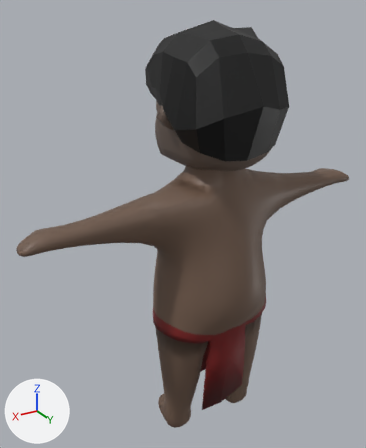
Two versions of the FBX model game/characters/NPC/NPC_fbx/NPC1.fbx, one commit apart.
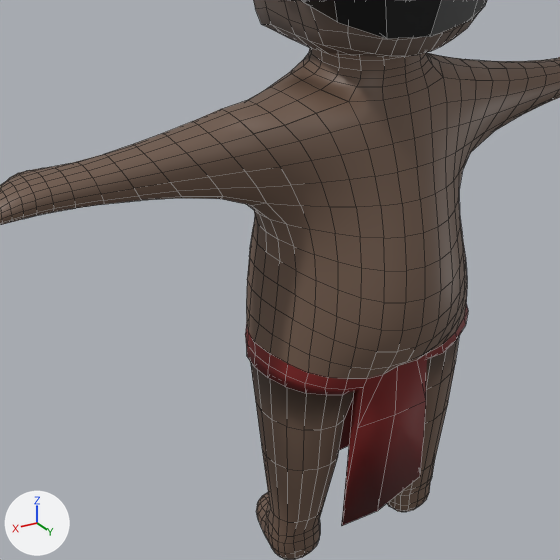
Each version appears first whole from a 50 mm lens placed at (2.12, 2.97, 3.37), pointed at (0.15, -0.33, 1.73), and next in a close-up on the part from 7% to 86% of the width and 32% to 95% of the height. The axes (+X, +Y, +Z) are drawn at lower left. The lights are the same throughout. The close-ups show mesh edges as thin lines. Where no turn or scale is listed for an object, it has been applied to the vertices.
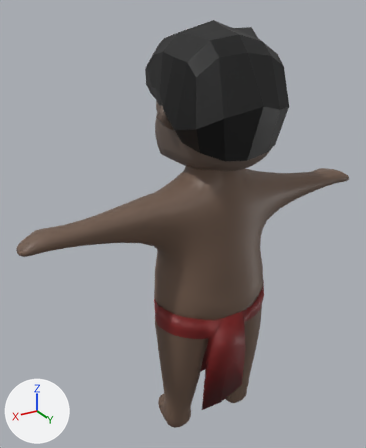
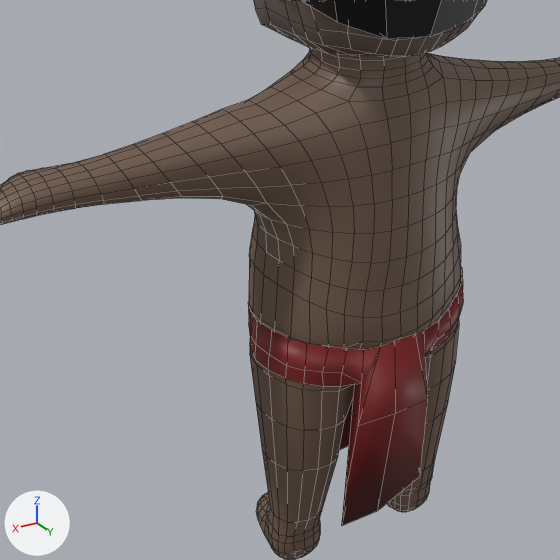
Boxes [x1, y1, x2, y2] around the edits, measured in the close-ups (560 x 560 px):
```json
{"part": 1, "of": "me_cube_002", "change": "cut back", "before": [222, 53, 497, 526], "after": [222, 53, 497, 526]}
{"part": 2, "of": "me_cube_002", "change": "recoloured", "after": [286, 320, 459, 392]}
```

Scene script edits in JSON lines:
```json
{"block": "me_cube_002", "where": "# used by ob_body; location = (0.007, -0.123, 2.35)"}
{"op": "remove", "block": "me_cube_002", "code": "me_cube_002.from_pydata(...)  # 1636 vertices, 1631 faces; spans x -1.51..1.52, y -0.42..0.46, z -2.5..0.21"}
{"op": "add", "block": "me_cube_002", "code": "me_cube_002.from_pydata(...)  # 1595 vertices, 1589 faces; spans x -1.51..1.52, y -0.42..0.36, z -2.5..0.21"}
{"block": "me_cube_002", "change": "me_cube_002 part 1"}
{"block": "me_cube_002", "change": "45 vertices are removed from x -0.6..0.59, y -0.24..0.23, z -1.3..-0.17"}
{"block": "me_cube_002", "change": "95 faces are deleted"}
{"block": "me_cube_002", "change": "11 vertices in x -0.41..0.49, y 0.1..0.32, z -1.39..-0.38 move by (0.0, -0.01, 0.0)"}
{"block": "me_cube_002", "change": "7 vertices in x -0.5..0.31, y -0.23..0.24, z -1.51..-1.38 move by (0.0, 0.01, 0.0)"}
{"block": "me_cube_002", "change": "5 vertices in x -0.49..0.45, y -0.24..-0.05, z -1.43..-1.38 move by (0.0, 0.01, -0.01)"}
{"block": "me_cube_002", "change": "5 vertices in x -0.35..0.28, y 0.24..0.33, z -0.72..-0.37 move by (0.0, -0.02, 0.0)"}
{"block": "me_cube_002", "change": "4 vertices in x -0.51..0.46, y -0.17..0.18, z -1.41..-1.35 move by (0.0, 0.0, 0.04)"}
{"block": "me_cube_002", "change": "4 vertices in x -0.5..0.24, y -0.24..0.26, z -1.44..-1.34 move by (0.01, 0.0, 0.04)"}
{"block": "me_cube_002", "change": "199 vertices move from x -0.52..0.51, y -0.31..0.46, z -1.62..-0.41 to x -0.51..0.51, y -0.33..0.36, z -1.61..-0.41"}
{"block": "me_cube_002", "change": "4 vertices are added at (0.39, -0.23, -1.21), (-0.41, -0.19, -1.18), (-0.4, -0.2, -1.19), (0.41, -0.22, -1.2)"}
{"block": "me_cube_002", "change": "51 new faces join them, mat_skintone (brown #70594b)"}
{"block": "me_cube_002", "change": "2 new faces join them, mat_leather_belt (dark red #7c1c1c)"}
{"block": "me_cube_002", "change": "me_cube_002 part 2: 7 faces spanning x -0.44..0.46, y 0.17..0.29, z -1.45..-1.36 switch from mat_jacket (beige #a07e71) to mat_skintone (brown #70594b)"}
```
